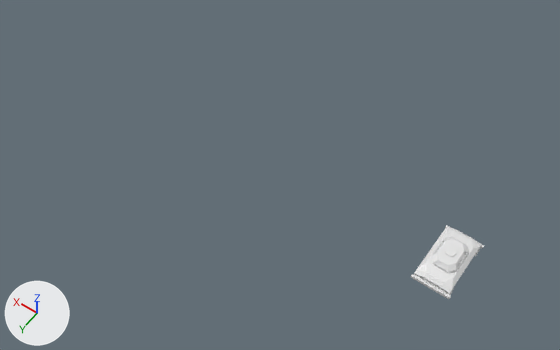
Before and after pictures for a commit that changed the Blender file carrrr.blend.
Both versions are drawn from a camera (50 mm lens) standing at (-1.68, 7.09, 10.92) and looking at (3.38, 0.01, -0.21). The lights are fixed; the arrows at lower left show +X, +Y and +Z.

Before the edit, the objects in view are built like this:
```python
me_cube_001 = bpy.data.meshes.new('Cube.001')
me_cube_001.from_pydata(...)  # 43 vertices, 29 faces; spans x 0.0..0.284, y -0.312..0.0, z 0.179..0.269
me_cube_002 = bpy.data.meshes.new('Cube.002')
me_cube_002.from_pydata(...)  # 126 vertices, 108 faces; spans x 0.0..0.448, y -0.605..0.0, z -0.106..0.175
ob_cube = bpy.data.objects.new('Cube', me_cube_002)
ob_cube.location = (0.0, 0.0, 0.0)
ob_cube.scale = (0.784, 1.0, 1.0)
_m = ob_cube.modifiers.new('Mirror', 'MIRROR')
_m.use_axis = (True, True, False)
_m.use_clip = True
ob_cube_001 = bpy.data.objects.new('Cube.001', me_cube_001)
ob_cube_001.location = (0.0, 0.0, -0.07)
ob_cube_001.scale = (0.784, 1.0, 1.38)
_m = ob_cube_001.modifiers.new('Mirror', 'MIRROR')
_m.use_axis = (True, True, False)
_m.use_clip = True
```
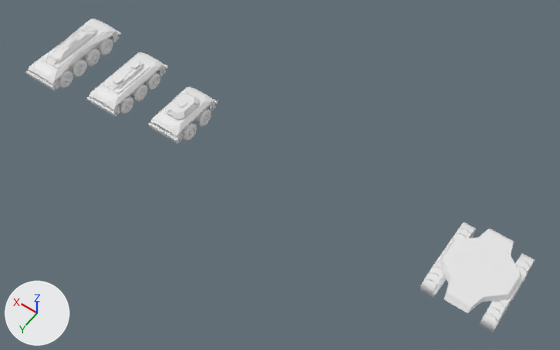
The change, as a list of edits to the scene's bpy script:
```text
Add me_plane:
    me_plane.from_pydata([(0.049, -0.048, 0.0), (0.0, -0.048, 0.0), (0.0, 0.048, 0.0), (0.087, -0.048, 0.0), (0.087, 0.048, 0.0), (0.045, 0.048, 0.0), (0.053, 0.076, 0.0), (0.087, 0.076, 0.0), (0.041, -0.076, 0.0), (0.0, -0.076, 0.0), (0.0, 0.0, 0.0), (0.087, 0.0, 0.0), (0.047, 0.0, 0.0)], [], [(10, 12, 5, 2), (12, 0, 3, 11), (5, 4, 7, 6), (0, 1, 9, 8), (5, 12, 11, 4), (1, 0, 12, 10)])
Add me_cylinder:
    me_cylinder = me_cylinder_006.copy(); me_cylinder.name = 'Cylinder'
Add cu_beziercircle:
    cu_beziercircle = bpy.data.curves.new('BezierCircle', 'CURVE')
    cu_beziercircle.dimensions = '3D'
    _sp = cu_beziercircle.splines.new('BEZIER'); _sp.bezier_points.add(3)
    _sp.bezier_points.foreach_set('co', [-1.0, 0.0, 0.0, 0.0, 0.349, 0.0, 1.0, 0.0, 0.0, 0.0, -0.349, 0.0])
    _sp.bezier_points.foreach_set('handle_left', [-0.85, -0.413, 0.0, -0.692, 0.349, 0.0, 1.15, 0.413, 0.0, 0.692, -0.349, 0.0])
    _sp.bezier_points.foreach_set('handle_right', [-1.15, 0.413, 0.0, 0.692, 0.349, 0.0, 0.85, -0.413, 0.0, -0.692, -0.349, 0.0])
    for _p, _l, _r in zip(_sp.bezier_points, ['ALIGNED', 'ALIGNED', 'ALIGNED', 'ALIGNED'], ['ALIGNED', 'ALIGNED', 'ALIGNED', 'ALIGNED']): _p.handle_left_type = _l; _p.handle_right_type = _r
    _sp.order_u = 0
    _sp.order_v = 0
    _sp.use_cyclic_u = True
    cu_beziercircle.use_path = True
    cu_beziercircle.fill_mode = 'FULL'
Change ob_cube:
    ob_cube.location: (0.0, 0.0, 0.0) -> (5.64, 0.0, 0.0)
Change ob_cube_001:
    ob_cube_001.location: (0.0, 0.0, -0.07) -> (5.64, 0.0, -0.07)
Add ob_cube_006:
    ob_cube_006 = bpy.data.objects.new('Cube.006', me_cube)  # 36 vertices, 29 faces; spans x 0.0..1.47, y -3.62..3.78, z -1.0..1.0; modifiers MIRROR
    ob_cube_006.location = (-0.53, 0.0, 0.12)
    ob_cube_006.scale = (0.41, 0.219, 0.219)
Add ob_plane:
    ob_plane = bpy.data.objects.new('Plane', me_plane)  # modifiers MIRROR, SOLIDIFY, ARRAY, CURVE, MIRROR
    ob_plane.location = (0.0, 0.0, 0.0)
    ob_plane.scale = (1.25, 1.0, 1.0)
Add ob_beziercircle:
    ob_beziercircle = bpy.data.objects.new('BezierCircle', cu_beziercircle)
    ob_beziercircle.location = (0.0, 0.0, 0.0)
    ob_beziercircle.rotation_euler = (1.571, 0.0, 1.571)  # degrees (90, 0, 90)
    ob_beziercircle.scale = (0.728, 0.728, 0.728)
Add ob_cylinder_007:
    ob_cylinder_007 = bpy.data.objects.new('Cylinder.007', me_cylinder_006)  # 121 vertices, 121 faces; spans x -1.0..1.0, y -1.0..1.0, z -1.0..1.49; modifiers MIRROR
    ob_cylinder_007.location = (8.78, -0.58, -0.11)
    ob_cylinder_007.rotation_euler = (1.571, 0.0, 1.571)  # degrees (90, 0, 90)
    ob_cylinder_007.scale = (0.185, 0.185, 0.0846)
Add ob_empty_002:
    ob_empty_002 = bpy.data.objects.new('Empty.002', None)
    ob_empty_002.location = (8.521, 0.122, 0.0)
Add ob_cylinder_006:
    ob_cylinder_006 = bpy.data.objects.new('Cylinder.006', me_cylinder_006.copy())  # modifiers MIRROR
    ob_cylinder_006.location = (8.78, 0.59, -0.11)
    ob_cylinder_006.rotation_euler = (1.571, 0.0, 1.571)  # degrees (90, 0, 90)
    ob_cylinder_006.scale = (0.185, 0.185, 0.0846)
Add ob_cylinder_005:
    ob_cylinder_005 = bpy.data.objects.new('Cylinder.005', me_cylinder_006.copy())  # modifiers MIRROR
    ob_cylinder_005.location = (8.78, 0.19, -0.11)
    ob_cylinder_005.rotation_euler = (1.571, 0.0, 1.571)  # degrees (90, 0, 90)
    ob_cylinder_005.scale = (0.185, 0.185, 0.0846)
Add ob_cylinder_004:
    ob_cylinder_004 = bpy.data.objects.new('Cylinder.004', me_cylinder_006.copy())  # modifiers MIRROR
    ob_cylinder_004.location = (8.78, -0.19, -0.11)
    ob_cylinder_004.rotation_euler = (1.571, 0.0, 1.571)  # degrees (90, 0, 90)
    ob_cylinder_004.scale = (0.185, 0.185, 0.0846)
Add ob_cube_005:
    ob_cube_005 = bpy.data.objects.new('Cube.005', me_cube_006)  # 237 vertices, 189 faces; spans x 0.0..0.48, y -0.977..0.0, z -0.128..0.348; modifiers MIRROR
    ob_cube_005.location = (8.52, 0.0, 0.0)
    ob_cube_005.scale = (0.784, 1.0, 1.0)
Add ob_cylinder_003:
    ob_cylinder_003 = bpy.data.objects.new('Cylinder.003', me_cylinder_006.copy())  # modifiers MIRROR
    ob_cylinder_003.location = (7.31, 0.4, -0.11)
    ob_cylinder_003.rotation_euler = (1.571, 0.0, 1.571)  # degrees (90, 0, 90)
    ob_cylinder_003.scale = (0.176, 0.176, 0.0804)
Add ob_empty_001:
    ob_empty_001 = bpy.data.objects.new('Empty.001', None)
    ob_empty_001.location = (7.052, 0.00208, 0.0)
Add ob_cylinder_002:
    ob_cylinder_002 = bpy.data.objects.new('Cylinder.002', me_cylinder_006.copy())  # modifiers MIRROR
    ob_cylinder_002.location = (7.31, 0.0, -0.11)
    ob_cylinder_002.rotation_euler = (1.571, 0.0, 1.571)  # degrees (90, 0, 90)
    ob_cylinder_002.scale = (0.176, 0.176, 0.0804)
Add ob_cylinder_001:
    ob_cylinder_001 = bpy.data.objects.new('Cylinder.001', me_cylinder)  # modifiers MIRROR
    ob_cylinder_001.location = (7.31, -0.4, -0.11)
    ob_cylinder_001.rotation_euler = (1.571, 0.0, 1.571)  # degrees (90, 0, 90)
    ob_cylinder_001.scale = (0.176, 0.176, 0.0804)
Add ob_cube_002:
    ob_cube_002 = bpy.data.objects.new('Cube.002', me_cube_003)  # 179 vertices, 146 faces; spans x 0.0..0.448, y -0.789..0.0, z -0.128..0.263; modifiers MIRROR
    ob_cube_002.location = (7.05, 0.0, 0.0)
    ob_cube_002.scale = (0.784, 1.0, 1.0)
Add ob_cube_004:
    ob_cube_004 = bpy.data.objects.new('Cube.004', me_cube_005)  # 33 vertices, 20 faces; spans x -0.124..0.124, y -0.096..0.096, z -0.008..0.007
    ob_cube_004.location = (7.05, -0.25, 0.27)
    ob_cube_004.scale = (0.694, 0.886, 2.55)
Add ob_cube_003:
    ob_cube_003 = bpy.data.objects.new('Cube.003', me_cube_005.copy())
    ob_cube_003.location = (7.05, 0.24, 0.27)
    ob_cube_003.scale = (0.784, 1.0, 2.87)
Add ob_smallwheels:
    ob_smallwheels = bpy.data.objects.new('SmallWheels', me_cylinder)  # modifiers MIRROR
    ob_smallwheels.location = (5.93, -0.22, -0.11)
    ob_smallwheels.rotation_euler = (1.571, 0.0, 1.571)  # degrees (90, 0, 90)
    ob_smallwheels.scale = (0.176, 0.176, 0.0804)
Add ob_empty:
    ob_empty = bpy.data.objects.new('Empty', None)
    ob_empty.location = (5.64, 0.0, 0.0)
```

Where the change shows, as pixel boxes [x1, y1, x2, y2] in the pictures (560 x 350 px):
'Cube.006', added: after [439, 229, 521, 313]
'Cube', moved: before [411, 225, 484, 299]; after [148, 86, 218, 143]
'Cube.005', added: after [26, 19, 121, 91]
'Cube.002', added: after [87, 52, 168, 116]
'Plane', added: after [420, 222, 535, 332]
'Cube.001', moved: before [431, 237, 468, 273]; after [166, 93, 199, 120]
'SmallWheels', added: after [182, 108, 211, 141]
'Cylinder.005', added: after [70, 59, 87, 77]
'Cylinder.004', added: after [83, 48, 100, 66]
'Cylinder.007', added: after [97, 38, 113, 55]
'Cylinder.006', added: after [58, 70, 73, 88]
'Cylinder.002', added: after [130, 84, 147, 101]
'Cylinder.003', added: after [119, 96, 134, 114]
'Cylinder.001', added: after [144, 73, 160, 90]
'Cube.003', added: after [112, 75, 123, 84]
'Cube.004', added: after [130, 61, 139, 69]
